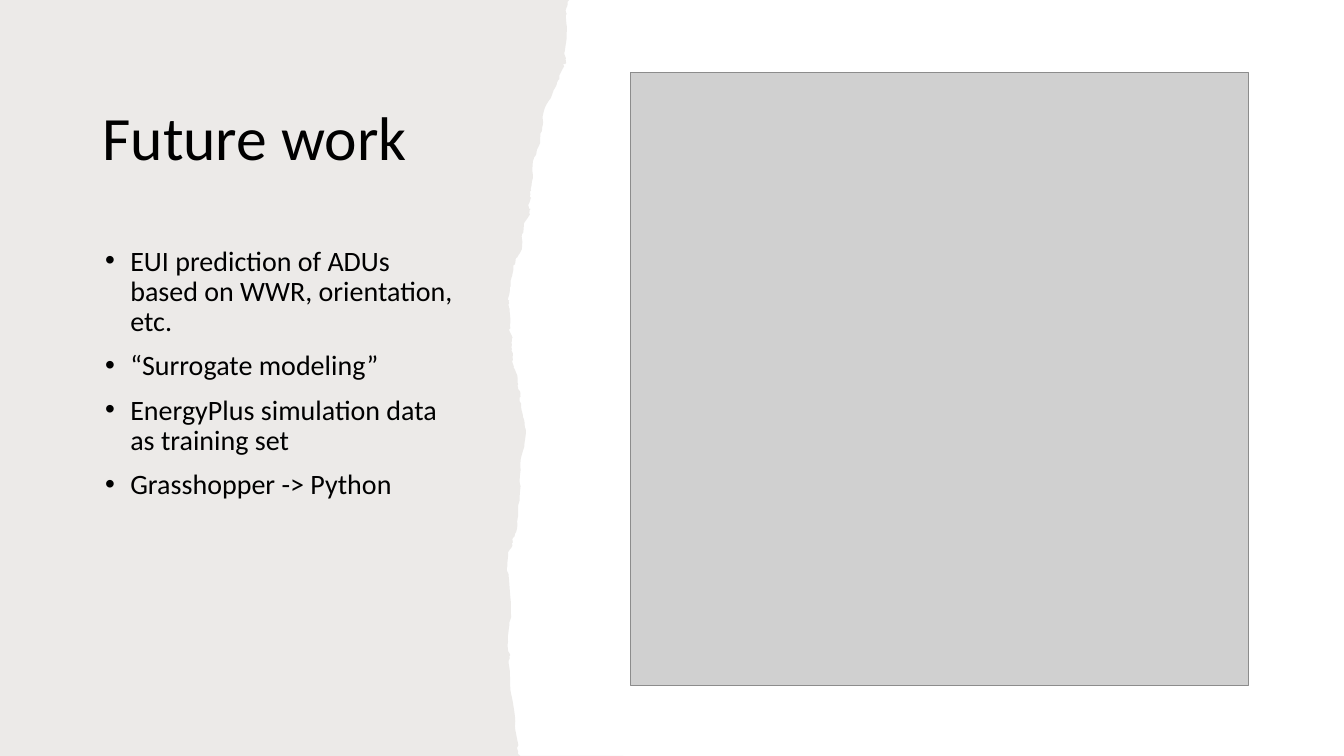
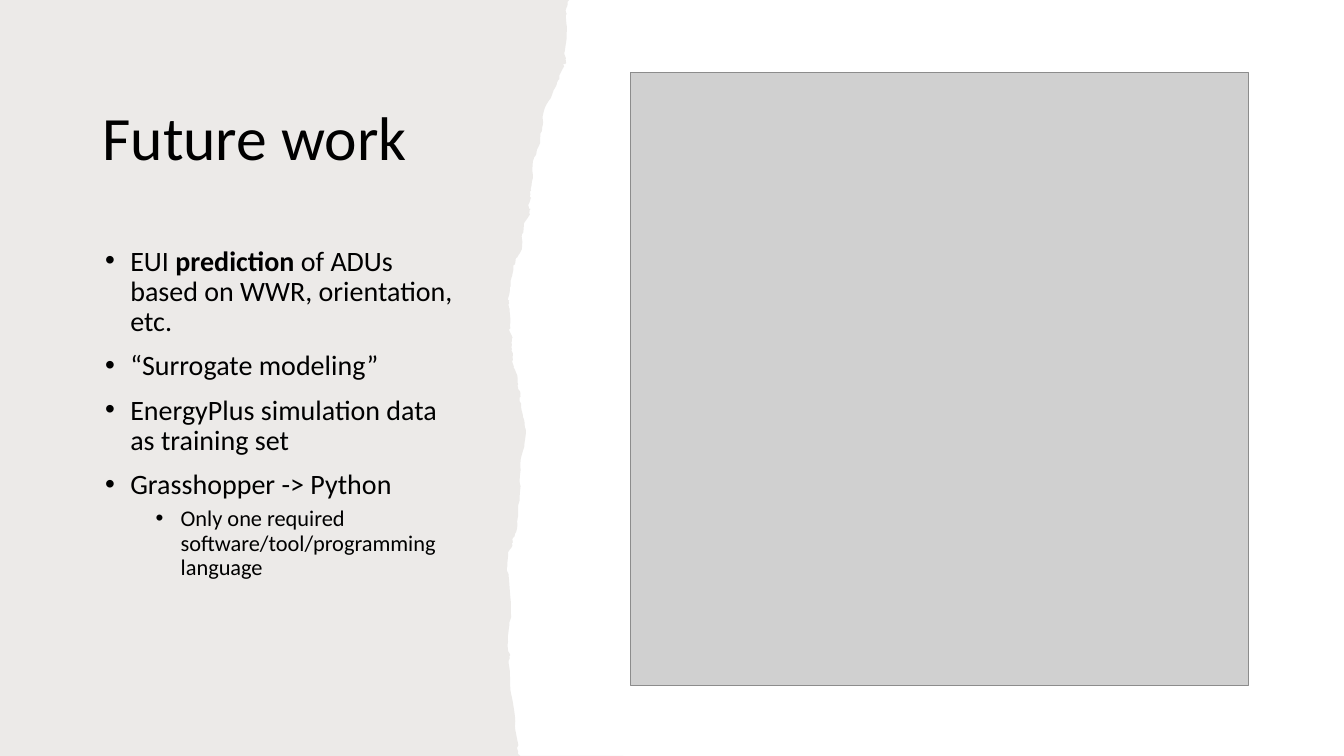
Before and after one commit to prxsto/529-ML-research, a slide deck: slide 10 of presentation1.pptx (slide 16 before the commit). Drawn at 1344x756 pixels with LibreOffice and Linux fonts; fonts in the diff are those of the drawing; grey boxes stand for pictures. Boxes give left, top, right and bottom in pixels: in the first picture for what was removed or moved away, otherwise in the second. Text is boxed around its words. In the diff, an @@ line names an element or a change of style, - is before the commit and + after.

```diff
--- a/presentation1.pptx
+++ b/presentation1.pptx
@@ text at bbox=[130, 251, 453, 331]: bold on in "prediction" @@
@@ text at bbox=[181, 510, 436, 579]: paragraph added @@
+  • Only one required software/tool/programming language
```
Also in this commit, not shown: 2 other slides changed, 4 slides added, 10 slides removed, 3 other files.
